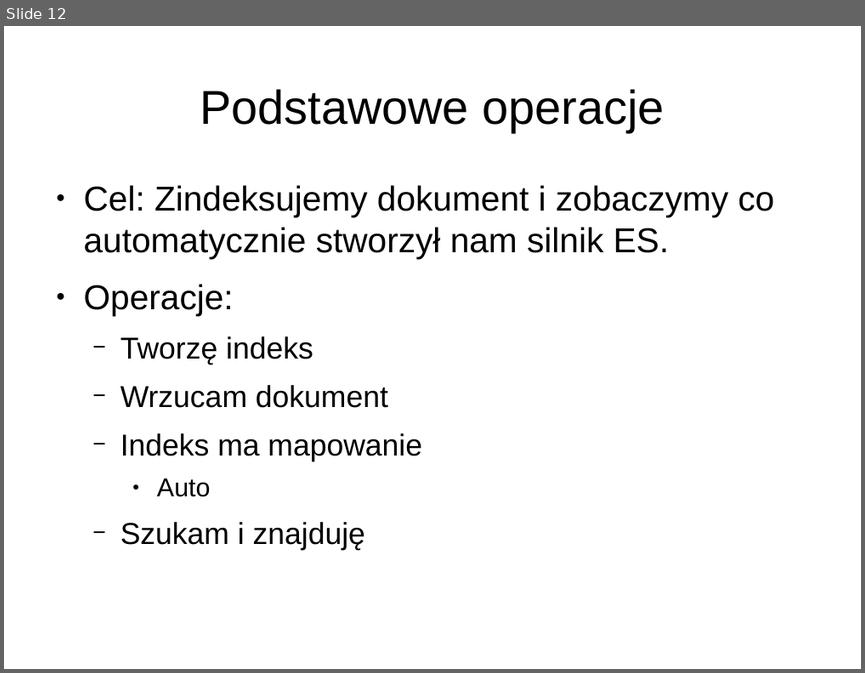
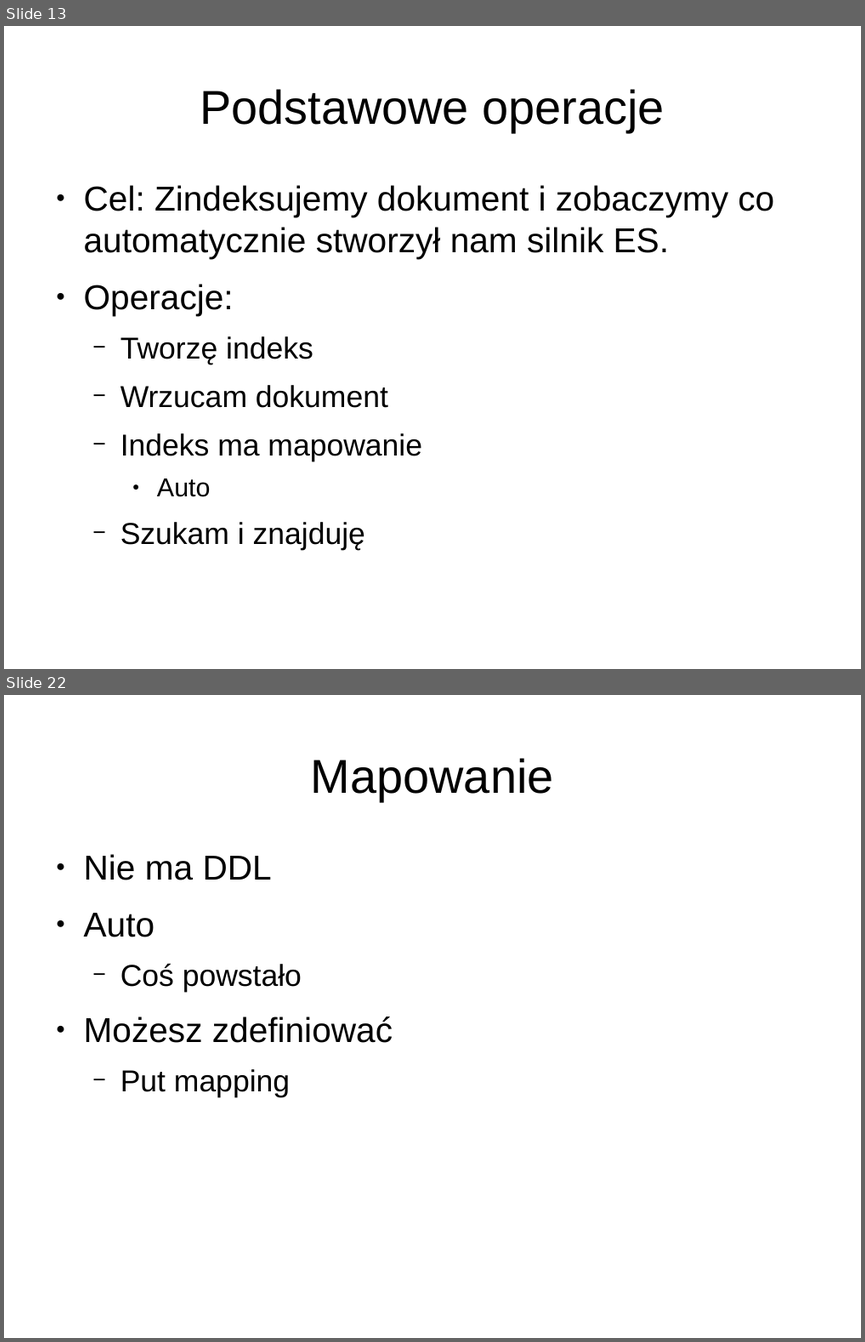
Before and after one commit to lukaszkuczynski/nieszukaj, a slide deck: znajduj.odp. Shown one above the other, each under a label of ours: slide 12 before the commit, slides 13 and 22 after it; the slides between them are not shown. The pictures are 865x673 and 865x1342 pixels, drawn with LibreOffice and Linux fonts; fonts in the diff are those of the drawing. Boxes give left, top, right and bottom in pixels: in the first picture for what was removed or moved away, otherwise in the second. Text is boxed around its words. In the diff, an @@ line names an element or a change of style, - is before the commit and + after.

```diff
--- a/znajduj.odp
+++ b/znajduj.odp
@@ slide 22 added at bbox=[4, 695, 861, 1338], background #FFFFFF @@
@@ title added at bbox=[311, 758, 554, 801], 44 pt, text #000000 @@
+Mapowanie
@@ text added at bbox=[84, 854, 392, 1097], 32 pt, text #000000 @@
+● Nie ma DDL
+● Auto
+  − Coś powstało
+● Możesz zdefiniować
+  − Put mapping
@@ what was slide 12 is now slide 13 @@
```
Also in this commit, not shown: 1 slide changed, 11 other slides added, 1 slide removed.
